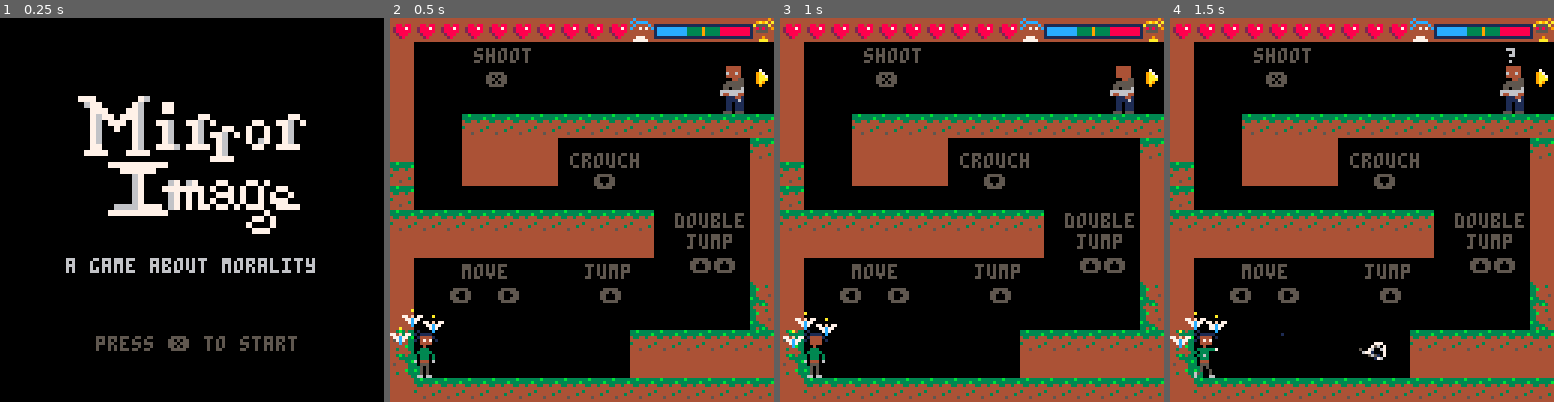
Above: before the commit, frames 1-4 (left to right).
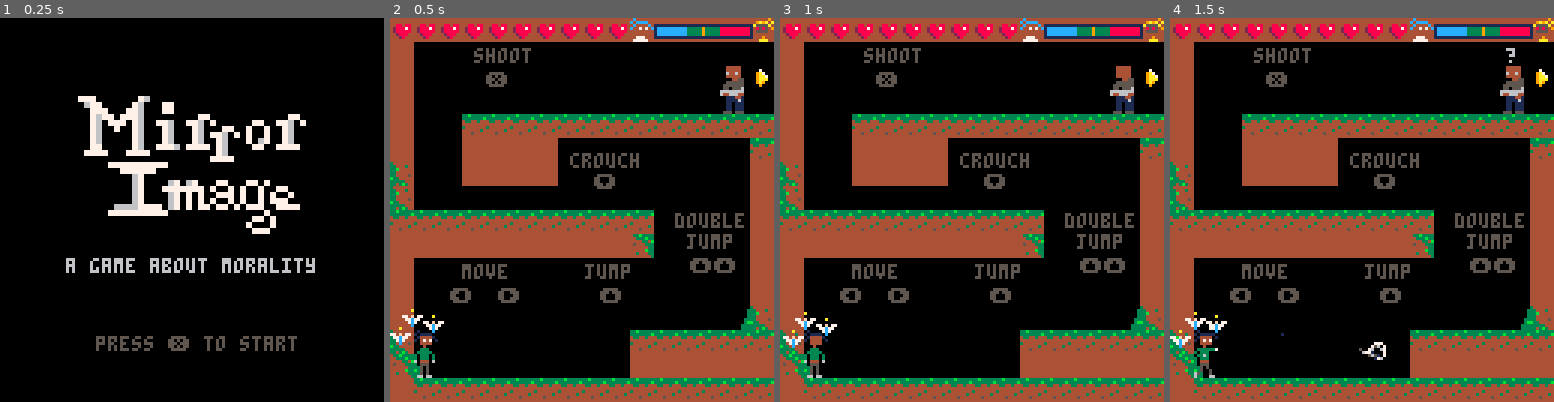
Above: after the commit, the same moments.

Repository: xMunchy/Mirror_Image
Game: PICO-8 cartridge prog.p8
Same seed, same stepped clock (60 frames per second), same inputs: the game is played once before the commit and once after it.
Inputs:
- Up to frame 1 (0.25 s): no input
- Up to frame 2 (0.5 s): tap X (X key) at 0.33 s
- Up to frame 3 (1 s): tap O (Z key) at 0.7 s
- Up to frame 4 (1.5 s): tap X (X key) at 1.07 s

Frame 1 is identical in both runs. In frame 2, 1.1% of the frame differs, in the area x 0-100%, y 37-91%; in frame 3, 1.1%; in frame 4, 1.1%.

Commit message:
jump on pipes in good lvls, can take out

Diff:
--- a/prog.p8
+++ b/prog.p8
@@ -1612,10 +1612,10 @@
 5555555544444535333b553b5555555505455440b300000000b0bb00000000001115d1000155dd1000000000eae00b0004444000555585555555855505555550
 50555505544355555355553555555555540404453330000000b0b000000000000015d1000155d510000000009e900bb044400444555555555555555555050555
 0505055544545555555555555555555544000504333000000000b000000000000015d1000015d100000000000b000b0040440404555555555555555555000505
-511151510000000000000000000000005555555500000000000bb0000015d1000015d1005555555534444444443b343355555555000000005555555500000000
-151511150000000000000000000000005555555500000003000bbb000015d1000015d10055555555334443444443333355555555000000005555555500000000
-555555150000000000000000000000005555555500000003000b0b000015d1000015d1115555555533b444444444433b00000000000000000044440000000000
-551555050000000000000000000000005555555500000003000b00000015d1000015dddd55555555334444444544443300000000000000000000000055555555
+511151510000000000000000000000005555555500000000000bb0000015d1000015d1005555555534444444433b333355555555000000005555555500000000
+151511150000000000000000000000005555555500000003000bbb000015d1000015d100555555553344434444333b3355555555000000005555555500000000
+555555150000000000000000000000005555555500000003000b0b000015d1000015d1115555555533b444444444334b00000000000000000044440000000000
+551555050000000000000000000000005555555500000003000b00000015d1000015dddd55555555334444444544433300000000000000000000000055555555
 550515555555555555555555151115155500000000000033000b00000015d1000015d55500000055334444544444443300000000858885450000000055555555
 55555555555555555555555551515111550000000000003b000000000015d1000015d11100000055b334444444444b3300000000545555480000000000444400
 505555055555555555555555155515555500000000000333000000000015d1000015d10000000055333334444434443300000000855545550000000000000000
@@ -1639,17 +1639,17 @@
 011000100aa000a00cc000c000000000000000000000000000000000000000000000000000000000000000000000000025000000000000000000000000000024
 10111101a0aaaa0ac0cccc0c00000000000000000000000000000000000000000000000000000000000000000000000000000000000000000000000000000000
 014444000a5555000c44440000000000000000000000000000000000000000000000000000000000000000000000000025000000000000000000000000000024
-014444000a5555000c44440000000000000000000000000000000000000000000000000000000000000000000000000000000000000000000000000000000000
-10444400a0555500c044440000000700000000e00000000000000000000000000000000000000000000000000000000025000024242424242424242424242424
-033433000495940007747700007004000d0000300000000000000000000000000000000000000000000000000000000000000000000000000000000000000000
-33333030449a904077777070004004700300903000000000000000000000000000000000000000000000000000000000250000e5d5d5e5d5e5d5e5e5d5e5e5d5
-3033300640a9a0067077700500400440030030300000000000000000000000000000000000000000000000000000000000000000000000000000000000000000
-60333000609a90005077700000000000000000006033300060333000000000000000000000000000000000000000000024000015050505150000000000000000
-00444000004940000077700000000000000000000044400000444000000000000000000000000000000000000000000000000000000000000000000000000000
-00555060005550a00055507000000000040000000055550000555060000000000000000000000000000000000000000024560000000000000000000000000000
-00055560000559a00005557000000000a04000000050050000055560000000000000000000000000000000000000000000000000000000000000000000000000
-065500000a9500000755000000000ff0004400a06550066006550000000000000000000000000000000000000000000024242424242424242424242424242424
-060000000a000000070000000f00ffff044004406000000006600000000000000000000000000000000000000000000000000000000000000000000000000000
+014444000a5555000c4444000000000000000000155ddd5100000000000000000000000000000000000000000000000000000000000000000000000000000000
+10444400a0555500c044440000000700000000e01dddddd100000000000000000000000000000000000000000000000025000024242424242424242424242424
+033433000495940007747700007004000d000030155ddd5100000000000000000000000000000000000000000000000000000000000000000000000000000000
+33333030449a90407777707000400470030090300115d110000000000000000000000000000000000000000000000000250000e5d5d5e5d5e5d5e5e5d5e5e5d5
+3033300640a9a0067077700500400440030030300015d10000000000000000000000000000000000000000000000000000000000000000000000000000000000
+60333000609a90005077700000000000000000000000000000000000000000000000000000000000000000000000000024000015050505150000000000000000
+00444000004940000077700000000000000000000000000000000000000000000000000000000000000000000000000000000000000000000000000000000000
+00555060005550a00055507000000000040000000000000000000000000000000000000000000000000000000000000024560000000000000000000000000000
+00055560000559a00005557000000000a04000000000000000000000000000000000000000000000000000000000000000000000000000000000000000000000
+065500000a9500000755000000000ff0004400a00000000000000000000000000000000000000000000000000000000024242424242424242424242424242424
+060000000a000000070000000f00ffff044004400000000000000000000000000000000000000000000000000000000000000000000000000000000000000000
 000000000000000000000000fff0ffff004400400000000000000000000000000000000000000000000000000000000025252525252525252525252525252525
 00000000000000000000000004000440004000400000000000000000000000000000000000000000000000000000000000000000000000000000000000000000
 07770000000760000000000000000000000000000000000000000000000000000000000000000000000000000000000000000000000000000000000000000000
@@ -1807,7 +1807,7 @@
 
 __gff__
 0000000100000000000000000000000000000000000000000000000000000000000000000000000000000000000000000000000000000000000000000000000001020101000000000000010100010100010201010000000000000001000101000101040400000000000000000001010001040404020000000002010102040204
-0000000000000000000000000000000000000000000000000000000000000000000000000000000000000000000000000000000000000000000000000000000001010101000000000000000000000000010201010000000000000000000000000101000000000000000000000000000001000000000000000000000000000000
+0000000000000000000000000000000000000000000000000000000000000000000000000004000000000000000000000000000000000000000000000000000001010101000000000000000000000000010201010000000000000000000000000101000000000000000000000000000001000000000000000000000000000000
 __map__
 5252525252525252525252525252525246484948594859574859484948575949000000000000000000000000000000000000000000000000000000000000000000000000000000000000000000000055000000000000000000000000000000000000000000000000000000000000000000000000000000000000000000000000
 52000000000000000000000000000000770066000000006700000067466800660000000000000000000000000000001f0000000000000000000000000000000000000000000000000000000000000055000000000000000000000000000000000000000000000000000000000000000000000000000000000000000000000000
@@ -1815,14 +1815,14 @@
 520000000000000000000000000000007600000000534261534242000066001f43430000000000414141515151515150747e00007e7e0000000071000000000000000000000000007f7f000000000055000000000000000000000000000000000000000000000000000000000000000000000000000000000000000000000000
 5200004242424242424242424242424200000000000000000000524200000000434343430000000000000000000000504500000000000071007e7e00007e7c7c7e7e0000000000000000000000000055000000000000000000000000000000000000000000000000000000000000000000000000000000000000000000000000
 52000052525252000000000000000042000000000000000000000052614353420000000000000000000000000000005045007d7d00007e7e000000000000000000000071000071000000007100007155000000000000000000000000000000000000000000000000000000000000000000000000000000000000000000000000
-4200005252525200000000000000005270404070000000000000000000000000000000000041515151514100000000004d4d4d4d0000000000000000000000000000007e7c7c7e000000007e7c7c7e55000000000000000000000000000000000000000000000000000000000000000000000000000000000000000000000000
-4200000000000000000000000000005250000000000000000000000000000000000000000000000000000000000000000000000000000000000000000000000000000000000000000000000000000000000000000000000000000000000000000000000000000000000000000000000000000000000000000000000000000000
+7a00005252525200000000000000005270404070000000000000000000000000000000000041515151514100000000004d4d4d4d0000000000000000000000000000007e7c7c7e000000007e7c7c7e55000000000000000000000000000000000000000000000000000000000000000000000000000000000000000000000000
+7a00000000000000000000000000005250000000000000000000000000000000000000000000000000000000000000000000000000000000000000000000000000000000000000000000000000000000000000000000000000000000000000000000000000000000000000000000000000000000000000000000000000000000
 42424242424242424242420000000052600000004151515151514100000000004343430000000000000000000000737300000000000000000000000000000000000000000000000000a300000000001f000000000000000000000000000000000000000000000000000000000000000000000000000000000000000000000000
-52525252525252525252520000000052500000000000000000000000000000424040404000000041410000000040404000000000000000000000000000000000000000007d7d6e6d4d5e6e6d7d7d0075000000000000000000000000000000000000000000000000000000000000000000000000000000000000000000000000
+525252525252525252527b0000000052500000000000000000000000000000424040404000000041410000000040404000000000000000000000000000000000000000007d7d6e6d4d5e6e6d7d7d0075000000000000000000000000000000000000000000000000000000000000000000000000000000000000000000000000
 52000000000000000000000000000052600000000000000000000000004353427859576800000000000000000000000000000000007e7e000000000000b3000000b46e5e5e5d5d5d5d5d5d5d5d5e5e5e000000000000000000000000000000000000000000000000000000000000000000000000000000000000000000000000
-5200000000000000000000000000007a000000000000000000000000000000525800667700727200007272000000000000000000000000000000005d5d5d5e5e5e5e5e5d5d5d5d5d5d5d5d5d5d5d5e5e000000000000000000000000000000000000000000000000000000000000000000000000000000000000000000000000
-5200000000000000000000000000007a440000434343434343430000000000520000766600000000000000000000000000a3000000000000000000000000000000000000000000000000000000000055000000000000000000000000000000000000000000000000000000000000000000000000000000000000000000000000
-7b00000000000000000042424242424264000060600000006060000000000052000000000000000000000000000000004d5d4e0000000000000000000000001f2f000000000000000000000000000055000000000000000000000000000000000000000000000000000000000000000000000000000000000000000000000000
+52000000000000000000000000000052000000000000000000000000000000525800667700727200007272000000000000000000000000000000005d5d5d5e5e5e5e5e5d5d5d5d5d5d5d5d5d5d5d5e5e000000000000000000000000000000000000000000000000000000000000000000000000000000000000000000000000
+5200000000000000000000000000757a440000434343434343430000000000520000766600000000000000000000000000a3000000000000000000000000000000000000000000000000000000000055000000000000000000000000000000000000000000000000000000000000000000000000000000000000000000000000
+7a00000000000000000042424242424264000060600000006060000000000052000000000000000000000000000000004d5d4e0000000000000000000000001f2f000000000000000000000000000055000000000000000000000000000000000000000000000000000000000000000000000000000000000000000000000000
 7b65000000000000000052525252525240404040404040404040404040404040650000626262434343436262620000755050504e4d4d4d4e00007d7d00a3000000000000000000000000000000b3a355000000000000000000000000000000000000000000000000000000000000000000000000000000000000000000000000
 524242424242424242424242424242426060606060606060606060606060606061434343404040404040404040404043606060606060606060604e4e4e4e4e4e4e4e4e000000000000004e4e4e4e4e4e000000000000000000000000000000000000000000000000000000000000000000000000000000000000000000000000
 0000000000000000000000000000000000000000000000000000000000000000515151515151515151515151515151515151515151515151515151515151515160506e00a3000000004d4e6e50504e50000000000000000000000000000000000000000000000000000000000000000000000000000000000000000000000000
@@ -1834,10 +1834,10 @@
 00520000000071717100000000000052000000000000004151410000000000000000000000000000000000000000001f2f0000000000000000000000000000556000b3b3006f4d4d4d6e002c006fa360000000000000000000000000000000000000000000000000000000000000000000000000000000000000000000000000
 00414100004151515141000000004100000000000000000000000000000000007171717100000000000000000000000000000000000000717100000000000055506d6d6d6d6d6d6d6d6d6d6d6d6d6d6d000000000000000000000000000000000000000000000000000000000000000000000000000000000000000000000000
 000000000000000000000000a400001f00000000000000000000000000000000415151410000410000000000004b5b434b43000041515151515141000000005500000000000000000000000000000000000000000000000000000000000000000000000000000000000000000000000000000000000000000000000000000000
-0000000000000000000000006100000000000000000000000000000000000000000000000000000000415151410000000000000000000000000000000000695500000000000000000000000000000000000000000000000000000000000000000000000000000000000000000000000000000000000000000000000000000000
-00000000000000000000000043435342000000000000a4a40000000000000000000000000000000000000000000000000000000000000000000000000069784900000000000000000000000000000000000000000000000000000000000000000000000000000000000000000000000000000000000000000000000000000000
-0000a400000041514100000000000052616200624353426143434343000000000000000000000000000000000000001f2f00000000000000000069000077785900000000000000000000000000000000000000000000000000000000000000000000000000000000000000000000000000000000000000000000000000000000
-534242420000000000000000000000524242614343415151515151410000004300000000000000000000000000000000006b000000000000006956494857685500000000000000000000000000000000000000000000000000000000000000000000000000000000000000000000000000000000000000000000000000000000
+0000000000000000000000006100000000000000000000000000000000000000000000000000000000415151410000000000000000000000000000000000a55500000000000000000000000000000000000000000000000000000000000000000000000000000000000000000000000000000000000000000000000000000000
+00000000000000000000000043435342000000000000a4a400000000000000000000000000000000000000000000000000000000000000000000000000a5784900000000000000000000000000000000000000000000000000000000000000000000000000000000000000000000000000000000000000000000000000000000
+0000a400000041514100000000000052616200624353426143434343000000000000000000000000000000000000001f2f000000000000000000a5000077785900000000000000000000000000000000000000000000000000000000000000000000000000000000000000000000000000000000000000000000000000000000
+534242420000000000000000000000524242614343415151515151410000004300000000000000000000000000000000006b00000000000000a556494857685500000000000000000000000000000000000000000000000000000000000000000000000000000000000000000000000000000000000000000000000000000000
 00000000000000000000000000000052525e5d505100000000000000000000500000000000000000000000000000a45b4b4ba400000000000077007700775a5500000000000000000000000000000000000000000000000000000000000000000000000000000000000000000000000000000000000000000000000000000000
 0000000000000073737373000000001f2f0000000000000000000000000000506500a4a40000000000000000754b5b5b5b5b4ba40000a4006b56485948686b7500000000000000000000000000000000000000000000000000000000000000000000000000000000000000000000000000000000000000000000000000000000
 7070607070404070607070607070407070706070704040706070706070704070434b5b4b430000005b4b5b4b5b5b434343435b5b5b4b434b5b4b435b4b4b4b4a00000000000000000000000000000000000000000000000000000000000000000000000000000000000000000000000000000000000000000000000000000000
